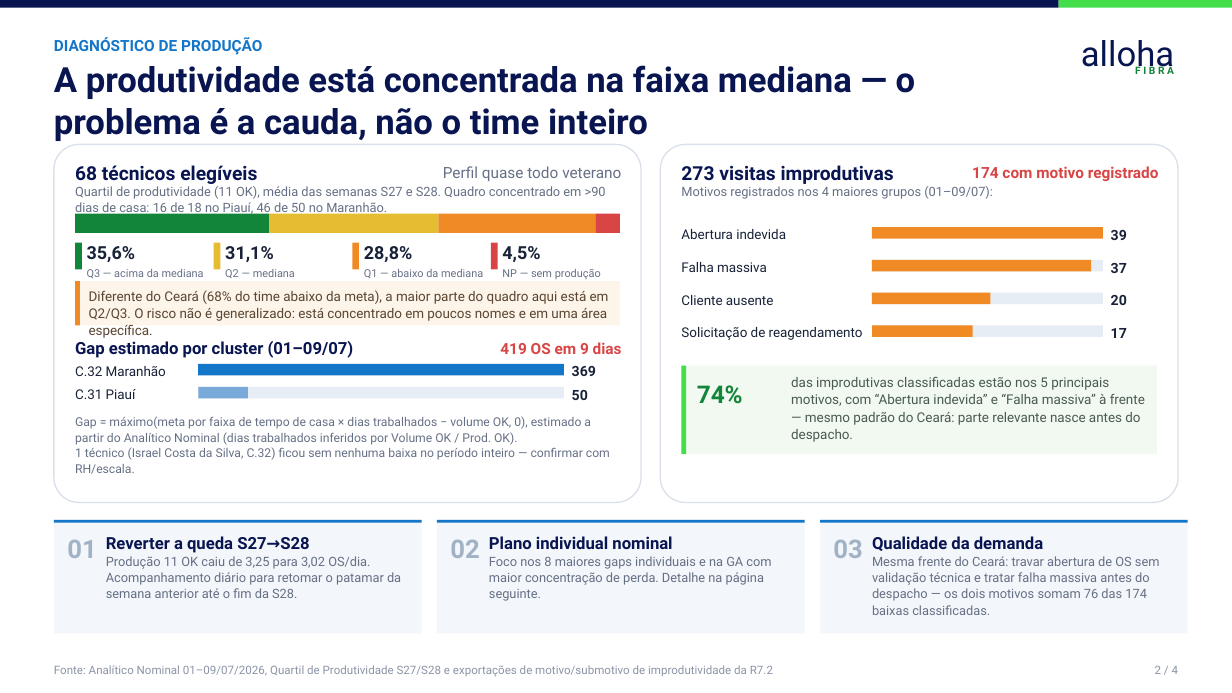
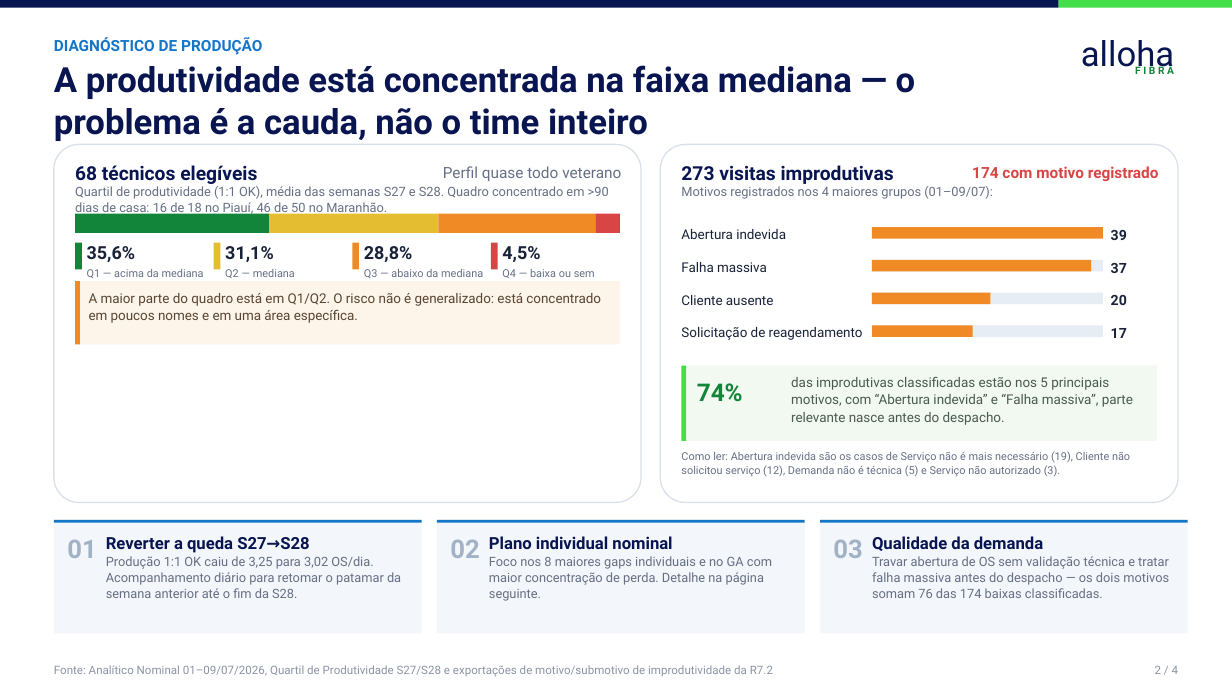
Before and after one commit to durthvader/megabrain, a slide deck: slide 2 of outputs/3ps/3Ps_MaranhaoPiaui_Executivo.pptx. Drawn at 1232x693 pixels with LibreOffice and Linux fonts; fonts in the diff are those of the drawing. Boxes give left, top, right and bottom in pixels: in the first picture for what was removed or moved away, otherwise in the second. Text is boxed around its words. In the diff, an @@ line names an element or a change of style, - is before the commit and + after.

```diff
--- a/outputs/3ps/3Ps_MaranhaoPiaui_Executivo.pptx
+++ b/outputs/3ps/3Ps_MaranhaoPiaui_Executivo.pptx
@@ text at (75, 186, 609, 217): text changed @@
-Quartil de produtividade (11 OK), média das semanas S27 e S28. Quadro concentrado em >90 dias de casa: 16 de 18 no Piauí, 46 de 50 no Maranhão.
+Quartil de produtividade (1:1 OK), média das semanas S27 e S28. Quadro concentrado em >90 dias de casa: 16 de 18 no Piauí, 46 de 50 no Maranhão.
@@ text at (87, 269, 204, 278): text changed @@
-Q3 — acima da mediana
+Q1 — acima da mediana
@@ text at (364, 269, 483, 278): text changed @@
-Q1 — abaixo da mediana
+Q3 — abaixo da mediana
@@ text at (502, 269, 595, 294): text changed @@
-NP — sem produção
+Q4 — baixa ou sem produção
@@ rectangle: place and size @@
-rectangle at (75, 281, 620, 325)
+rectangle at (75, 281, 620, 345)
@@ rectangle: place and size @@
-rectangle at (75, 281, 79, 325)
+rectangle at (75, 281, 79, 345)
@@ text at (89, 293, 601, 323): text changed @@
-Diferente do Ceará (68% do time abaixo da meta), a maior parte do quadro aqui está em Q2/Q3. O risco não é generalizado: está concentrado em poucos nomes e em uma área específica.
+A maior parte do quadro está em Q1/Q2. O risco não é generalizado: está concentrado em poucos nomes e em uma área específica.
@@ text removed at (75, 341, 354, 358) @@
-Gap estimado por cluster (01–09/07)
@@ text removed at (500, 342, 622, 354) @@
-419 OS em 9 dias
@@ text removed at (75, 366, 166, 376) @@
-C.32 Maranhão
@@ text removed at (75, 389, 136, 399) @@
-C.31 Piauí
@@ rectangle removed at (199, 364, 565, 375) @@
@@ rectangle removed at (199, 387, 565, 398) @@
@@ rectangle removed at (199, 387, 249, 398) @@
@@ text removed at (572, 366, 596, 376) @@
-369
@@ rectangle: place and size @@
-rectangle at (682, 366, 1158, 455)
+rectangle at (682, 366, 1158, 441)
@@ rectangle: place and size @@
-rectangle at (682, 366, 687, 455)
+rectangle at (682, 366, 687, 441)
@@ text at (791, 377, 1133, 425): text changed @@
-das improdutivas classificadas estão nos 5 principais motivos, com “Abertura indevida” e “Falha massiva” à frente — mesmo padrão do Ceará: parte relevante nasce antes do despacho.
+das improdutivas classificadas estão nos 5 principais motivos, com “Abertura indevida” e “Falha massiva”, parte relevante nasce antes do despacho.
@@ text removed at (75, 416, 591, 445) @@
-Gap = máximo(meta por faixa de tempo de casa × dias trabalhados − volume OK, 0), estimado a partir do Analítico Nominal (dias trabalhados inferidos por Volume OK / Prod. OK).
@@ text removed at (572, 390, 588, 400) @@
-50
@@ text removed at (75, 447, 610, 474) @@
-1 técnico (Israel Costa da Silva, C.32) ficou sem nenhuma baixa no período inteiro — confirmar com RH/escala.
@@ text added at (681, 451, 1130, 477), 8.5 pt, text #667085 @@
+Como ler: Abertura indevida são os casos de Serviço não é mais necessário (19), Cliente não solicitou serviço (12), Demanda não é técnica (5) e Serviço não autorizado (3).
@@ text at (106, 556, 401, 598): text changed @@
-Produção 11 OK caiu de 3,25 para 3,02 OS/dia. Acompanhamento diário para retomar o patamar da semana anterior até o fim da S28.
+Produção 1:1 OK caiu de 3,25 para 3,02 OS/dia. Acompanhamento diário para retomar o patamar da semana anterior até o fim da S28.
@@ text at (489, 556, 772, 601): text changed @@
-Foco nos 8 maiores gaps individuais e na GA com maior concentração de perda. Detalhe na página seguinte.
+Foco nos 8 maiores gaps individuais e no GA com maior concentração de perda. Detalhe na página seguinte.
@@ text at (872, 556, 1169, 598): text changed @@
-Mesma frente do Ceará: travar abertura de OS sem validação técnica e tratar falha massiva antes do despacho — os dois motivos somam 76 das 174 baixas classificadas.
+Travar abertura de OS sem validação técnica e tratar falha massiva antes do despacho — os dois motivos somam 76 das 174 baixas classificadas.
```
Also in this commit, not shown: 3 other slides changed, 3 other files.
